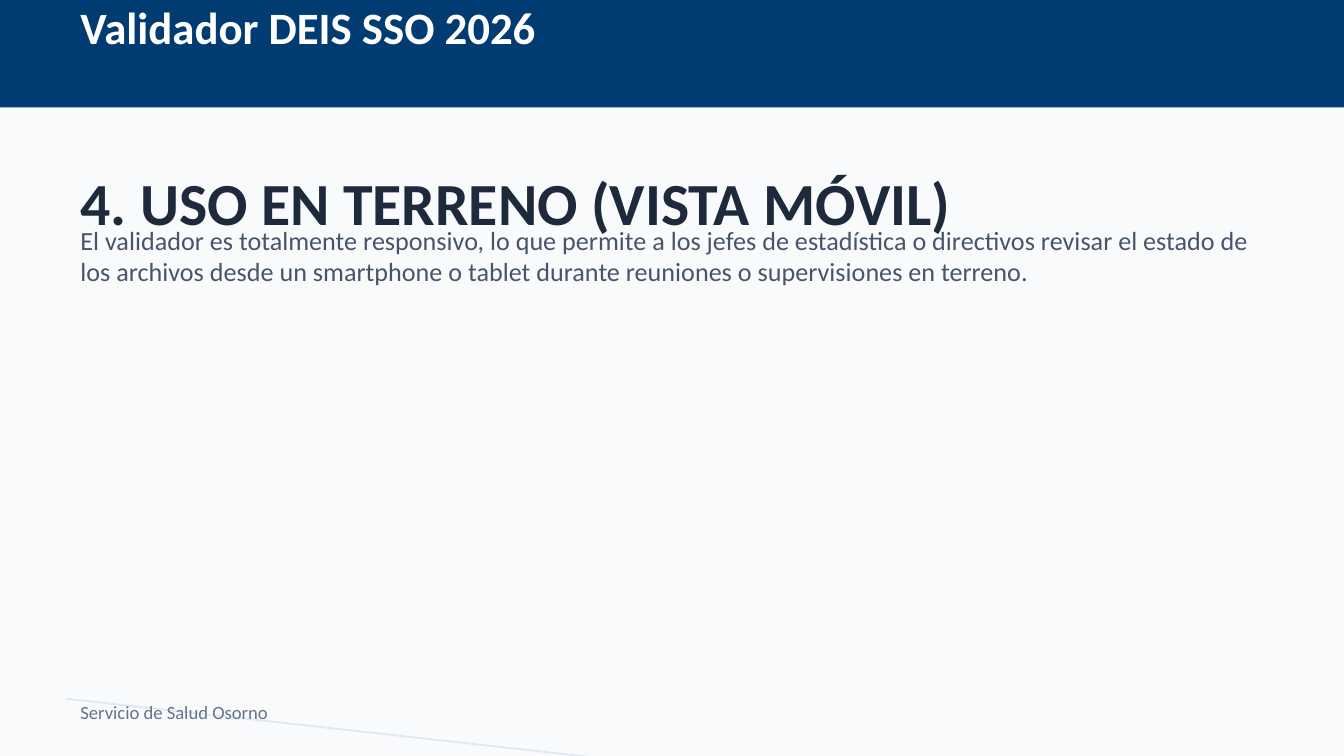
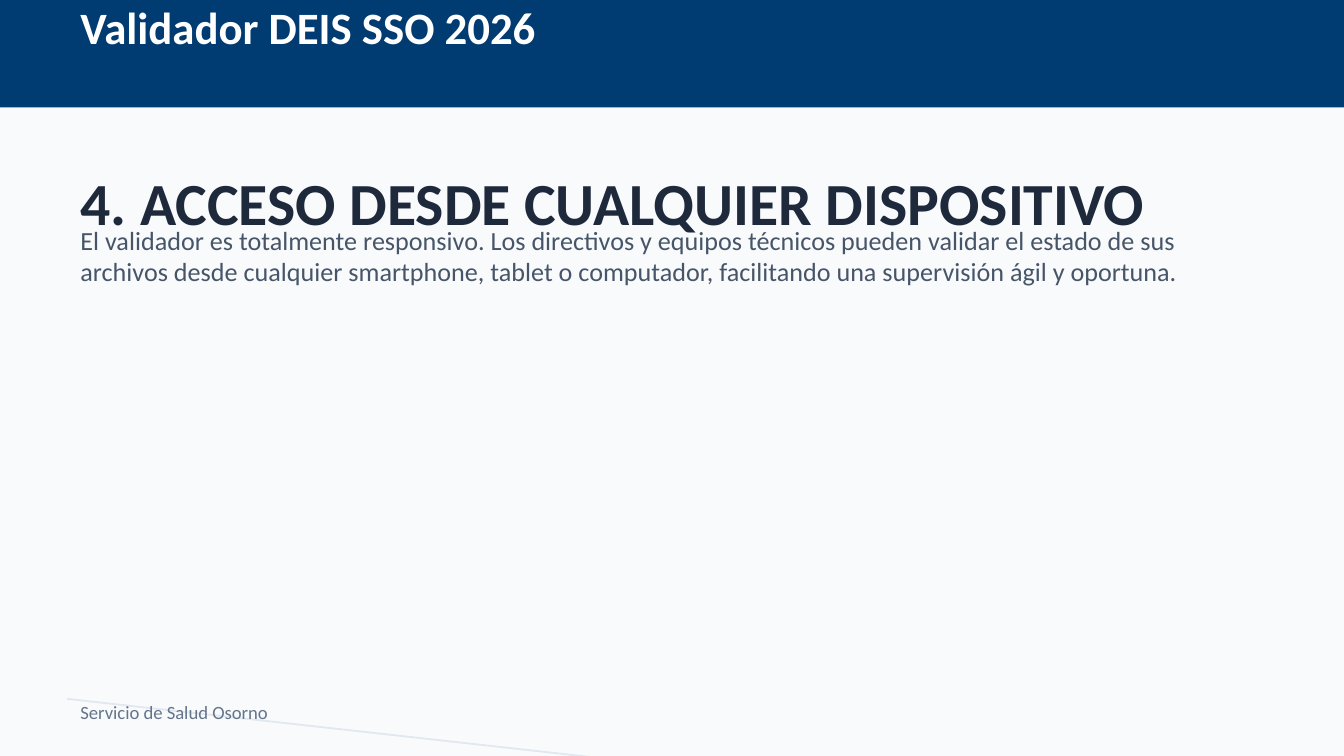
Before and after one commit to rogarces85/validador-deis-sso, a slide deck: slide 5 of docs/Manual_Usuario.pptx. Drawn at 1344x756 pixels with LibreOffice and Linux fonts; fonts in the diff are those of the drawing. Boxes give left, top, right and bottom in pixels: in the first picture for what was removed or moved away, otherwise in the second. Text is boxed around its words. In the diff, an @@ line names an element or a change of style, - is before the commit and + after.

```diff
--- a/docs/Manual_Usuario.pptx
+++ b/docs/Manual_Usuario.pptx
@@ text at (80,186,1144,240): text changed @@
-4. USO EN TERRENO (VISTA MÓVIL)
+4. ACCESO DESDE CUALQUIER DISPOSITIVO
@@ text at (80,228,1177,286): text changed @@
-El validador es totalmente responsivo, lo que permite a los jefes de estadística o directivos revisar el estado de los archivos desde un smartphone o tablet durante reuniones o supervisiones en terreno.
+El validador es totalmente responsivo. Los directivos y equipos técnicos pueden validar el estado de sus archivos desde cualquier smartphone, tablet o computador, facilitando una supervisión ágil y oportuna.
```
Also in this commit, not shown: 12 other files.
